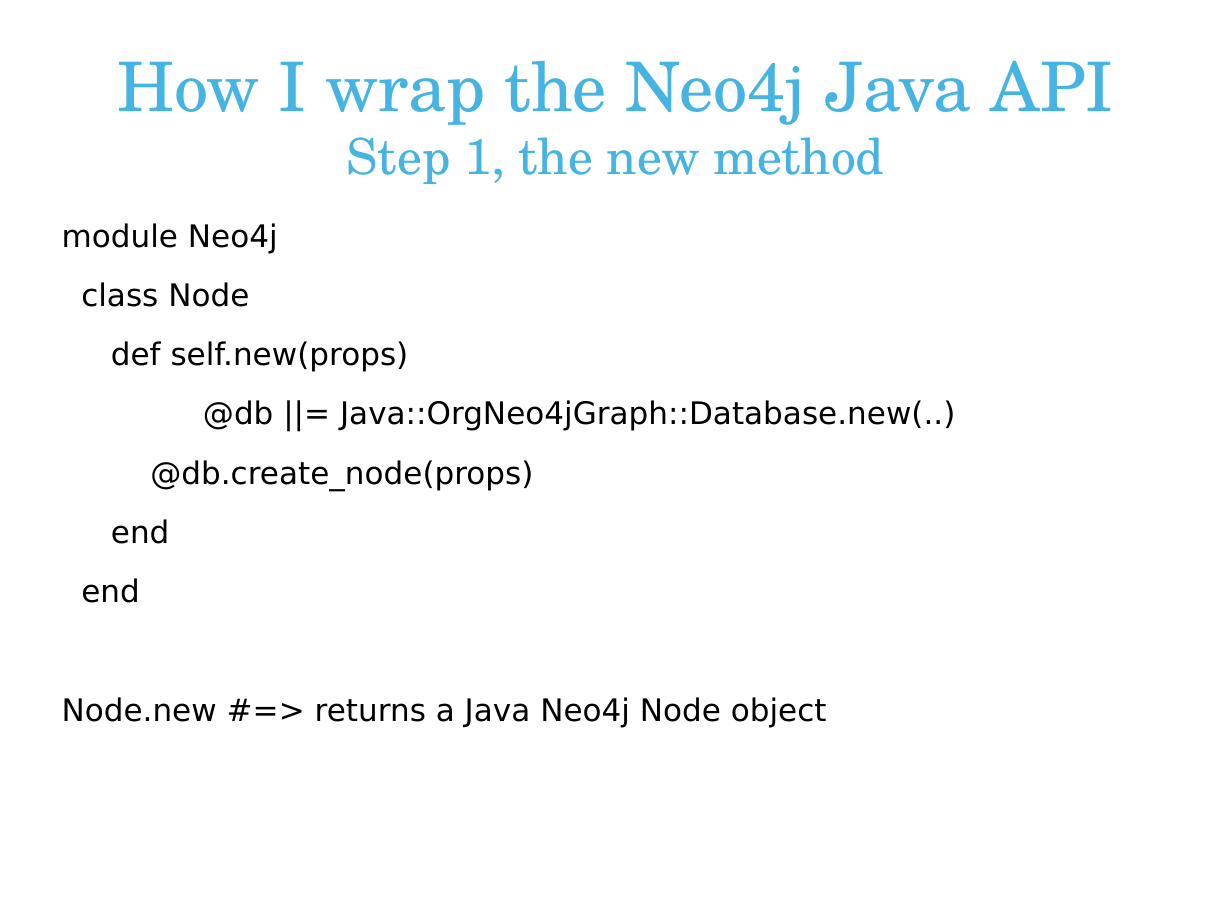
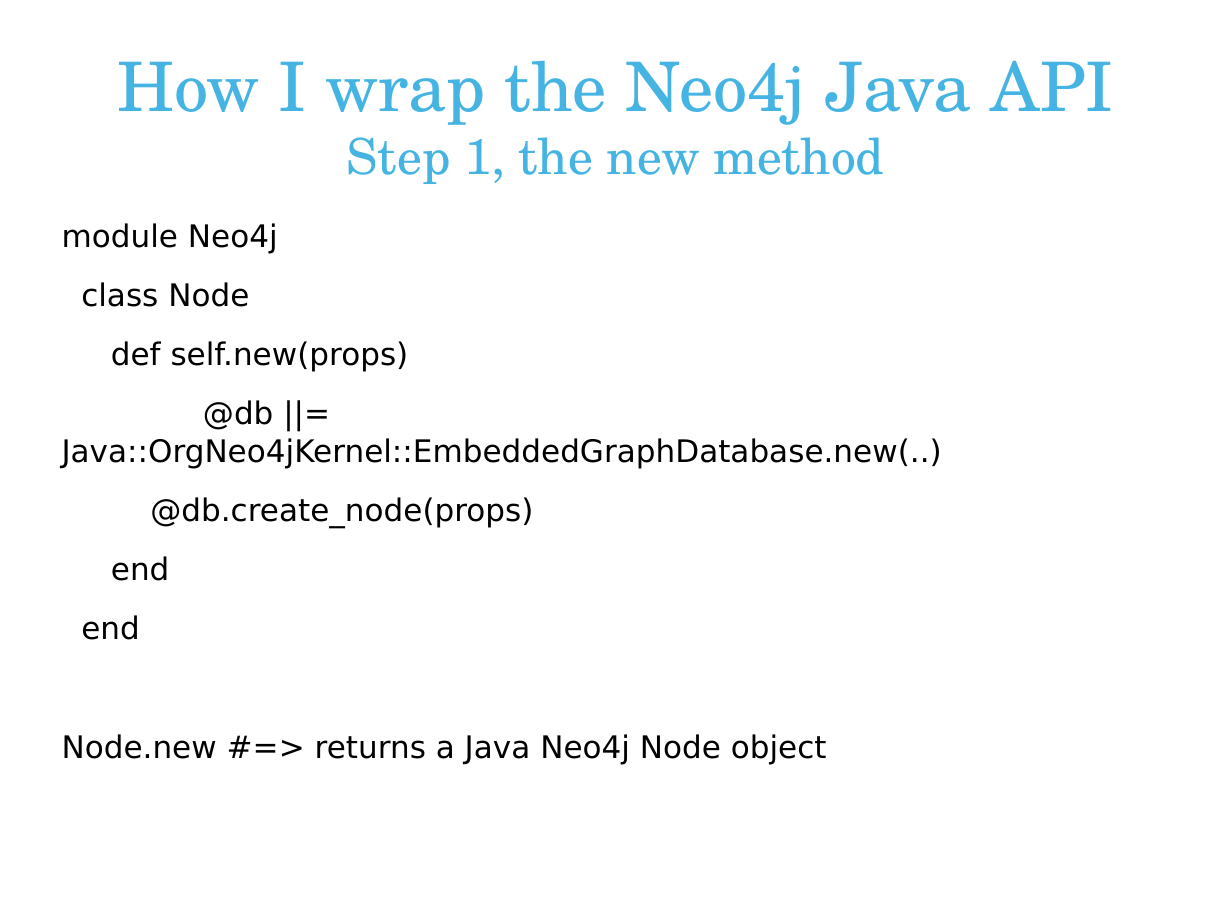
Before and after one commit to andreasronge/andreasronge.github.com, a slide deck: slide 22 of JRubyConf.odp. Drawn at 1232x924 pixels with LibreOffice and Linux fonts; fonts in the diff are those of the drawing; background and template pictures are left out. Boxes give left, top, right and bottom in pixels: in the first picture for what was removed or moved away, otherwise in the second. Text is boxed around its words. In the diff, an @@ line names an element or a change of style, - is before the commit and + after.

Commit message:
Last version ?

```diff
--- a/JRubyConf.odp
+++ b/JRubyConf.odp
@@ text at (62,400,942,468): text changed @@
-@db ||= Java::OrgNeo4jGraph::Database.new(..)
+@db ||= Java::OrgNeo4jKernel::EmbeddedGraphDatabase.new(..)
```
Also in this commit, not shown: 2 other slides changed, 2 slides added, 1 slide removed.
